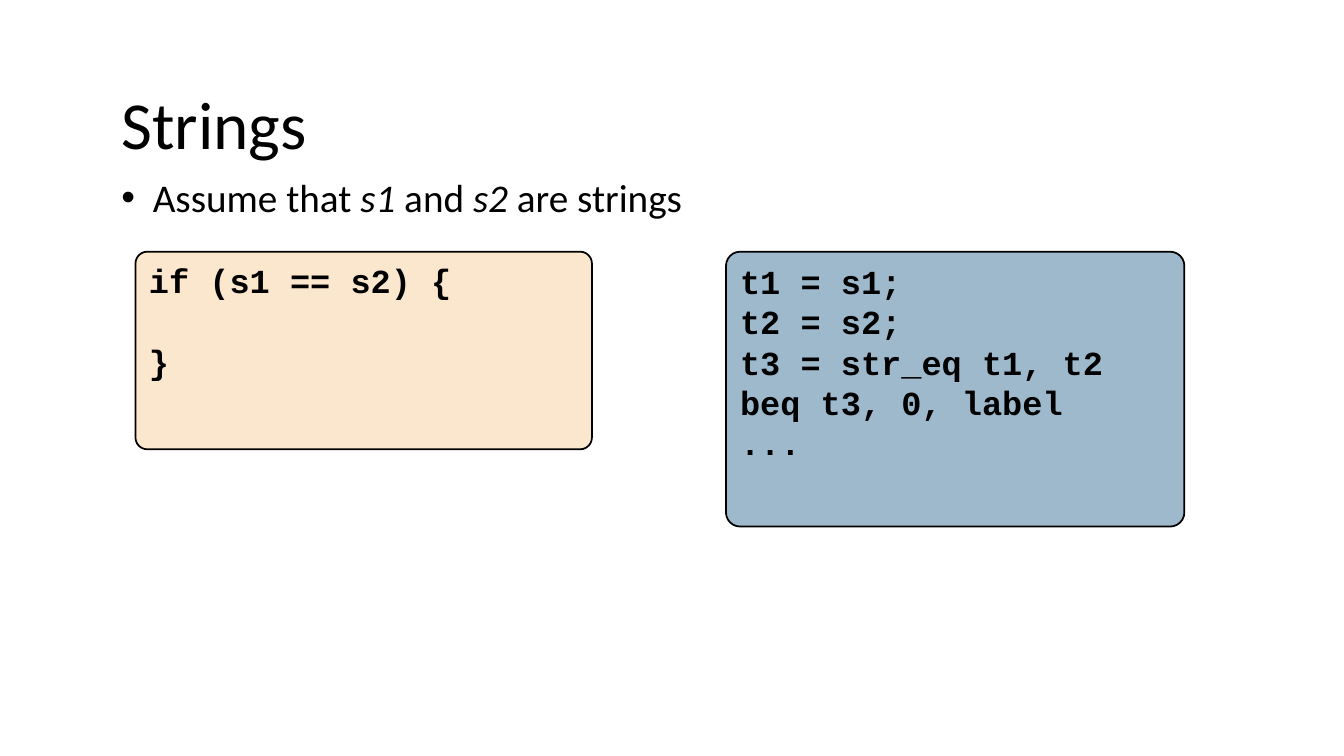
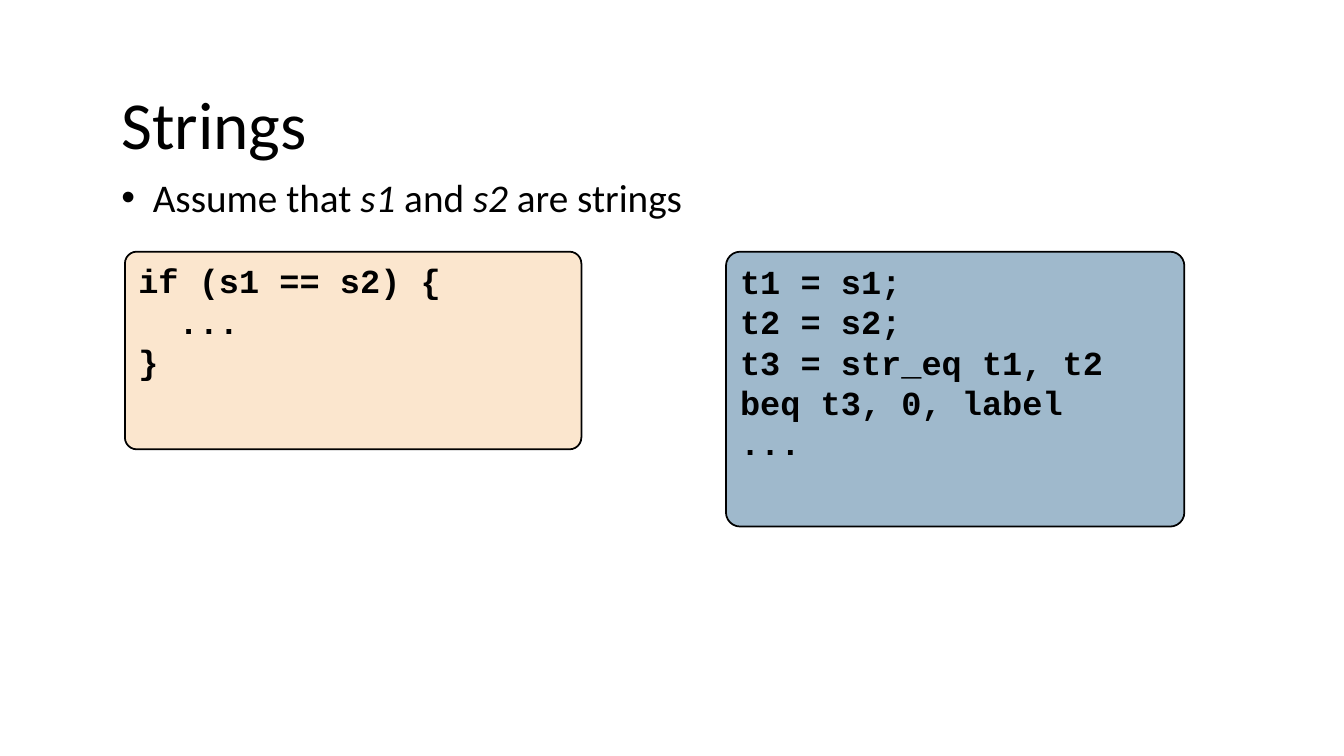
Before and after one commit to nivshani/compilation, a slide deck: slide 71 of slides/codegen.pptx. Drawn at 1344x756 pixels with LibreOffice and Linux fonts; fonts in the diff are those of the drawing. Boxes give left, top, right and bottom in pixels: in the first picture for what was removed or moved away, otherwise in the second. Text is boxed around its words. In the diff, an @@ line names an element or a change of style, - is before the commit and + after.

```diff
--- a/slides/codegen.pptx
+++ b/slides/codegen.pptx
@@ text in rounded rectangle at [125,252,582,450]: paragraph added @@
+...
@@ rounded rectangle "if (s1 == s2) {": place and size @@
-rounded rectangle "if (s1 == s2) {" at [135,252,592,450]
+rounded rectangle "if (s1 == s2) {" at [125,252,582,450]
```
Also in this commit, not shown: 15 other slides changed, 1 other file.
